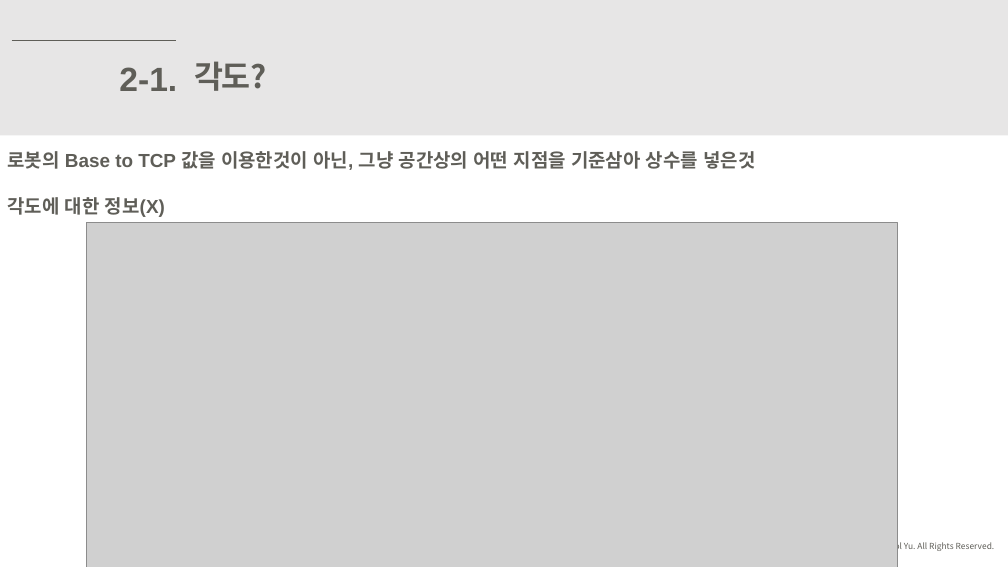
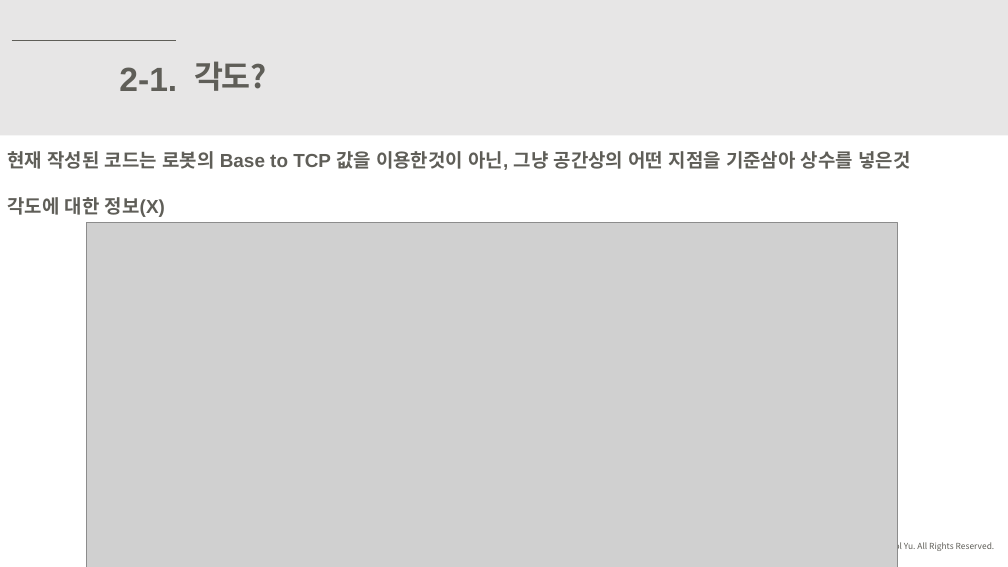
Before and after one commit to ssh6189/2021.05.28, a slide deck: slide 18 of 2021년 5월 28일 발표.pptx. Drawn at 1008x567 pixels with LibreOffice and Linux fonts; fonts in the diff are those of the drawing; grey boxes stand for pictures. Boxes give left, top, right and bottom in pixels: in the first picture for what was removed or moved away, otherwise in the second. Text is boxed around its words. In the diff, an @@ line names an element or a change of style, - is before the commit and + after.

Commit message:
2021년 5월 28일

```diff
--- a/2021년 5월 28일 발표.pptx
+++ b/2021년 5월 28일 발표.pptx
@@ text at bbox=[7, 151, 910, 170]: text changed @@
-로봇의 Base to TCP 값을 이용한것이 아닌, 그냥 공간상의 어떤 지점을 기준삼아 상수를 넣은것
+현재 작성된 코드는 로봇의 Base to TCP 값을 이용한것이 아닌, 그냥 공간상의 어떤 지점을 기준삼아 상수를 넣은것
```
Also in this commit, not shown: 8 other slides changed, 4 slides removed.
